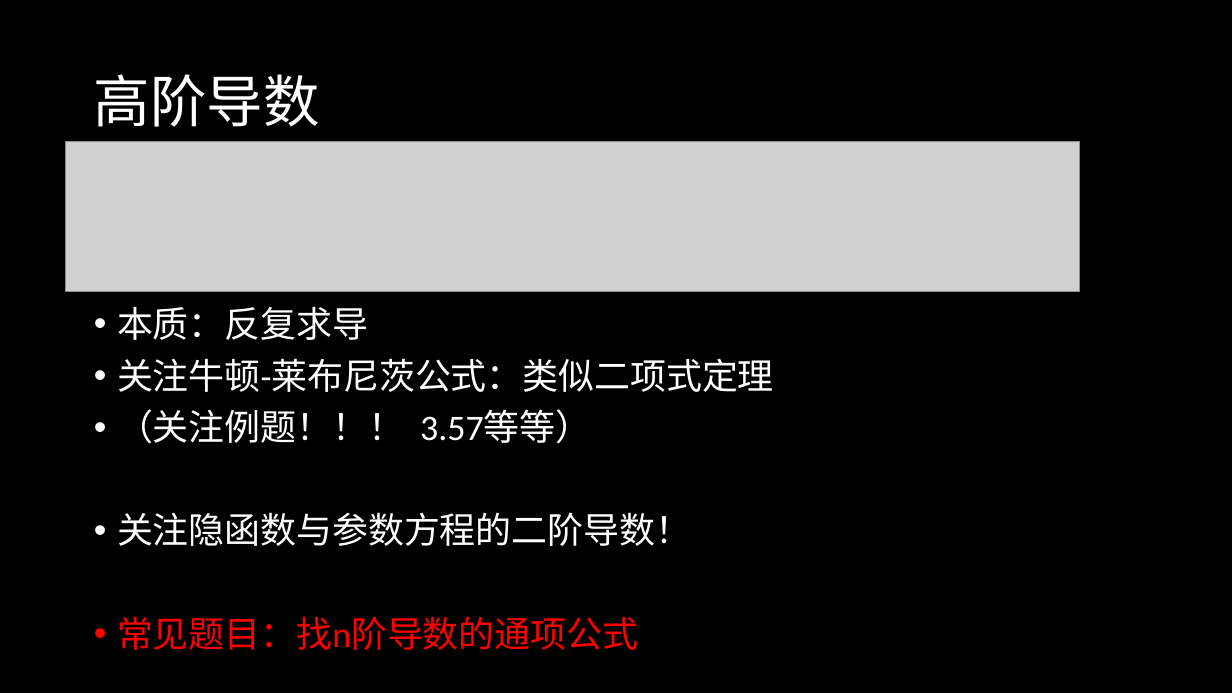
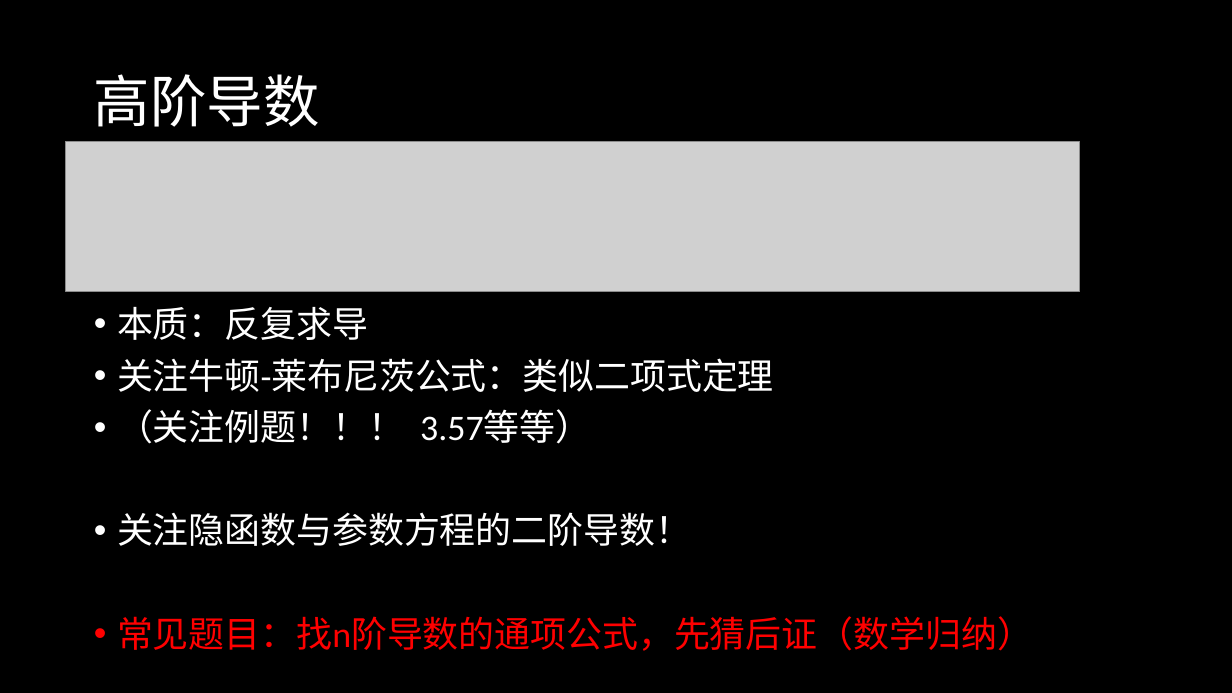
Before and after one commit to maaaark-creator/Calculus, a slide deck: slide 64 of 高数1.pptx (slide 62 before the commit). Drawn at 1232x693 pixels with LibreOffice and Linux fonts; fonts in the diff are those of the drawing; grey boxes stand for pictures. Boxes give left, top, right and bottom in pixels: in the first picture for what was removed or moved away, otherwise in the second. Text is boxed around its words. In the diff, an @@ line names an element or a change of style, - is before the commit and + after.

```diff
--- a/高数1.pptx
+++ b/高数1.pptx
@@ text at box(117, 616, 1033, 651): text changed @@
-• 常见题目：找n阶导数的通项公式
+• 常见题目：找n阶导数的通项公式，先猜后证（数学归纳）
```
Also in this commit, not shown: 2 other slides changed, 4 slides added.
